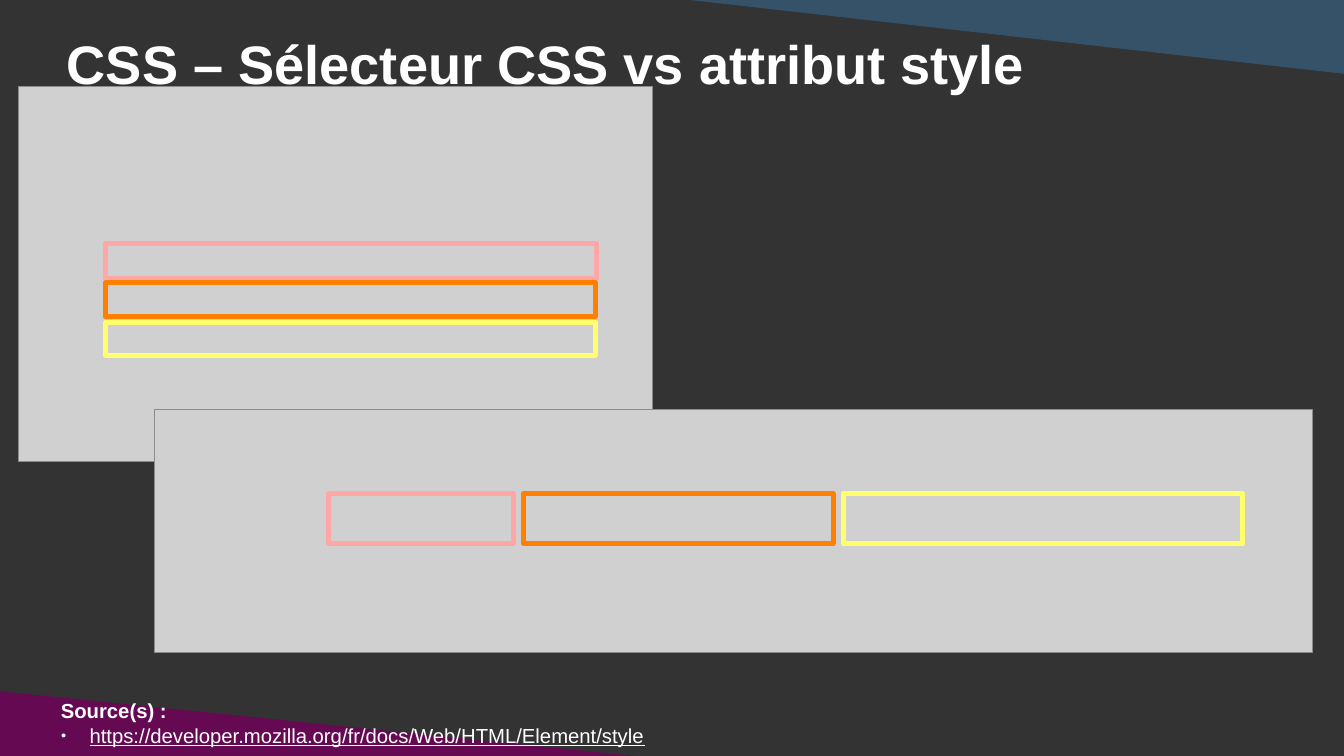
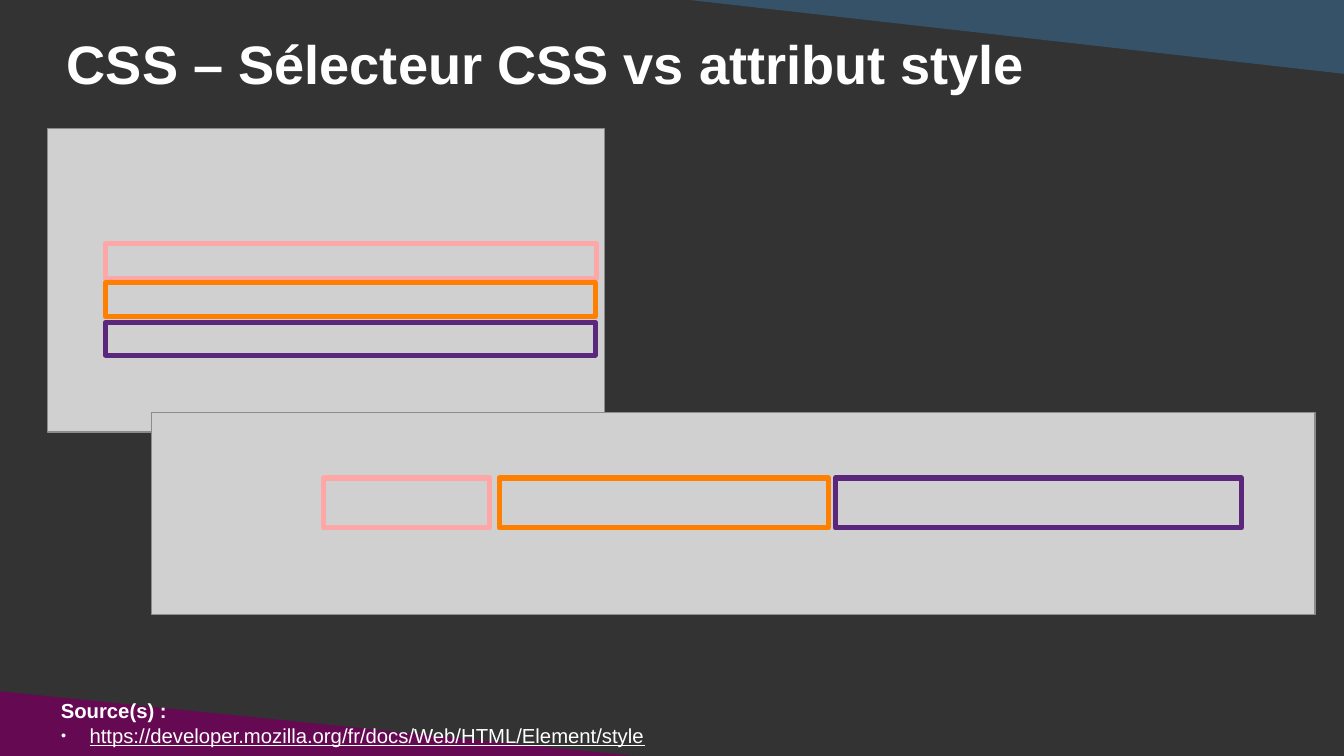
Before and after one commit to DanYellow/cours, a slide deck: slide 23 of integration-web-s1/travaux-pratiques/numero-3/presentation.odp (slide 22 before the commit). Drawn at 1344x756 pixels with LibreOffice and Linux fonts; fonts in the diff are those of the drawing; grey boxes stand for pictures. Boxes give left, top, right and bottom in pixels: in the first picture for what was removed or moved away, otherwise in the second. Text is boxed around its words. In the diff, an @@ line names an element or a change of style, - is before the commit and + after.

```diff
--- a/integration-web-s1/travaux-pratiques/numero-3/presentation.odp
+++ b/integration-web-s1/travaux-pratiques/numero-3/presentation.odp
@@ picture: place and size @@
-picture at <box>18,87,652,462</box>
+picture at <box>48,129,605,433</box>
@@ rectangle at <box>106,322,596,355</box>: outline #FFFF6D 3 pt to #5B277D 3 pt @@
@@ picture: place and size @@
-picture at <box>155,410,1314,652</box>
+picture at <box>151,413,1316,615</box>
@@ rectangle: place and size @@
-rectangle at <box>328,494,513,544</box>
+rectangle at <box>324,478,490,528</box>
@@ rectangle: place and size @@
-rectangle at <box>523,494,833,544</box>
+rectangle at <box>499,478,828,528</box>
@@ rectangle at <box>835,478,1242,528</box>: outline #FFFF6D 3 pt to #5B277D 3 pt @@
@@ rectangle: place and size @@
-rectangle at <box>844,494,1244,544</box>
+rectangle at <box>835,478,1242,528</box>
```
Also in this commit, not shown: 15 other slides changed, 1 slide added, 1 other file.
